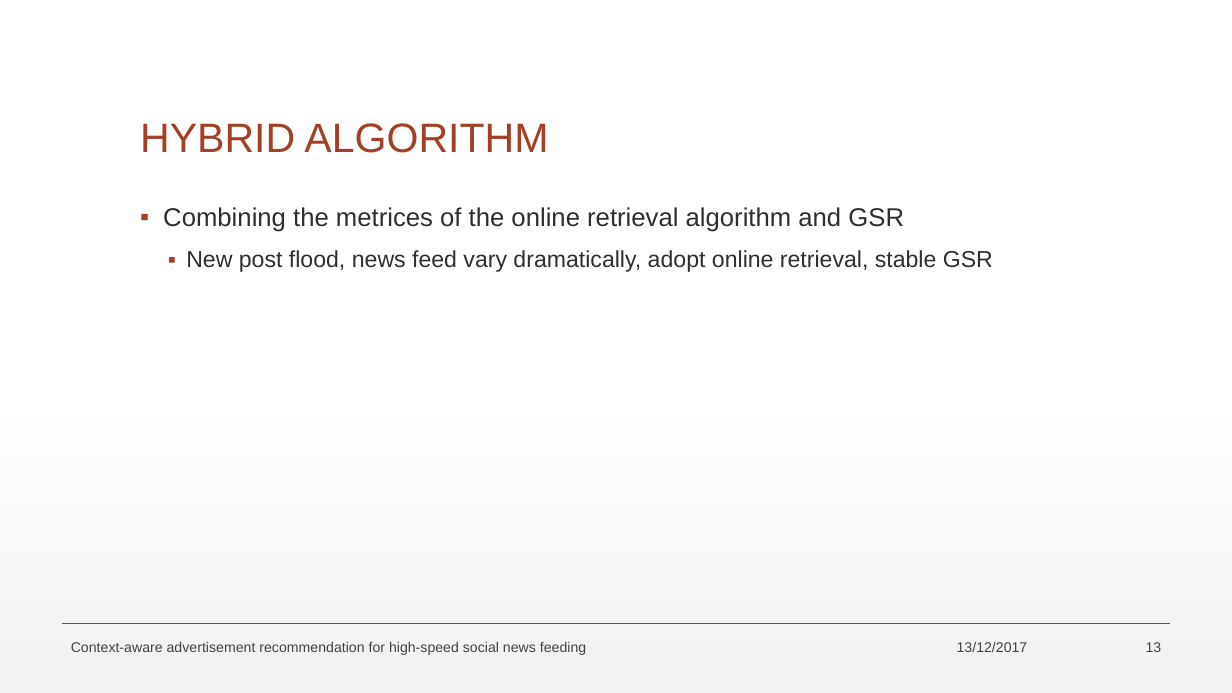
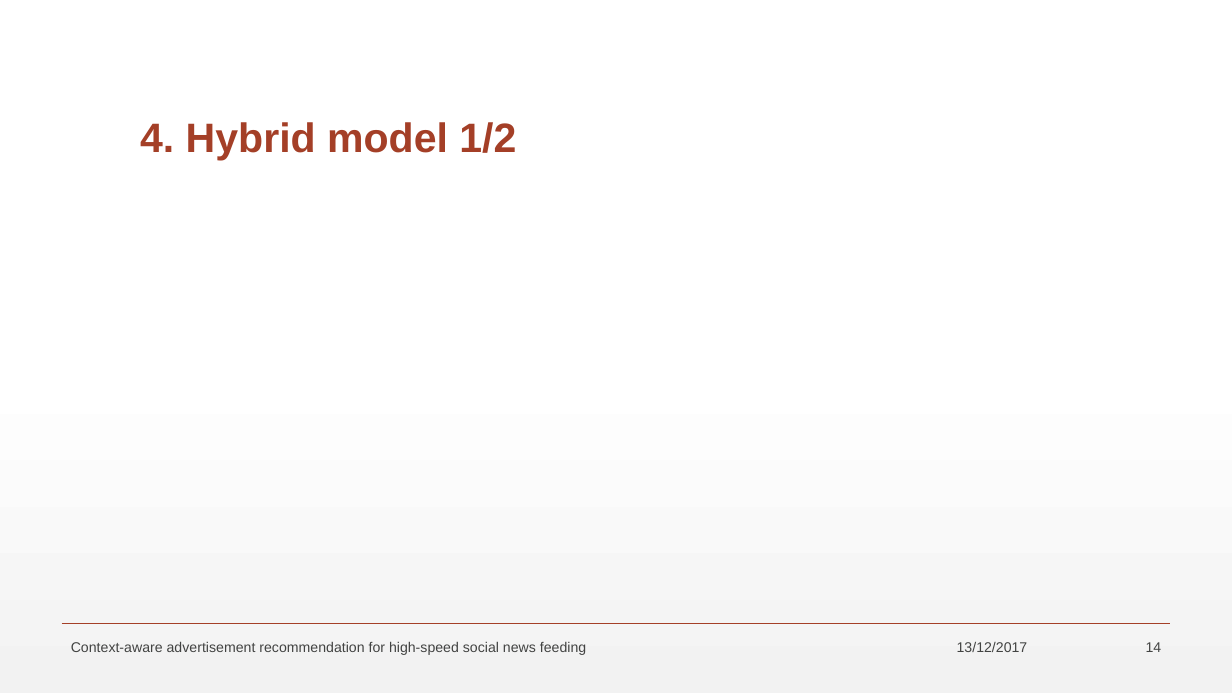
Before and after one commit to maltahan/Seminar, a slide deck: slide 14 of SeminarPresentation.pptx (slide 13 before the commit). Drawn at 1232x693 pixels with LibreOffice and Linux fonts; fonts in the diff are those of the drawing; grey boxes stand for pictures. Boxes give left, top, right and bottom in pixels: in the first picture for what was removed or moved away, otherwise in the second. Text is boxed around its words. In the diff, an @@ line names an element or a change of style, - is before the commit and + after.

```diff
--- a/SeminarPresentation.pptx
+++ b/SeminarPresentation.pptx
@@ title at (140,122,516,161): text changed; bold on @@
-HYBRID ALGORITHM
+4. Hybrid model 1/2
@@ text removed at (163,207,993,272) @@
-▪ Combining the metrices of the online retrieval algorithm and GSR
-  ▪ New post flood, news feed vary dramatically, adopt online retrieval, stable GSR
@@ page number at (1146,642,1162,652): text changed @@
-13
+14
```
Also in this commit, not shown: 10 other slides changed, 3 slides added.
